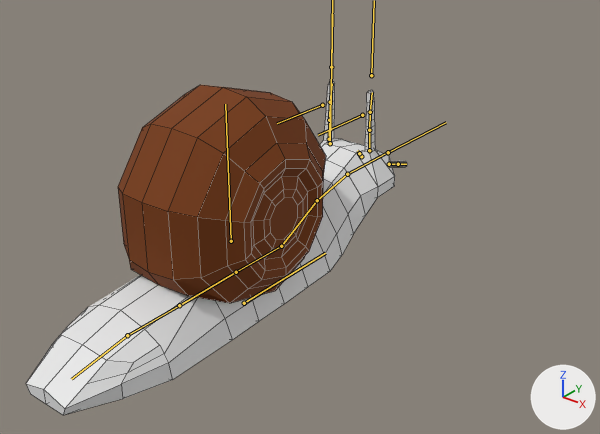
Renders of the FBX model Assets/Models/slimak.fbx from each side of a commit.
Before and after are seen from a camera (50 mm lens) standing at (8.29, -8.23, 7.28) and looking at (0.37, 1.67, 1.14). Arrows for +X, +Y and +Z are at lower right; the lights stay in place. The bones that bend it are drawn over the model as lines. Mesh edges are drawn as thin lines.

In view in the first picture: 'Body', 'Shell'.
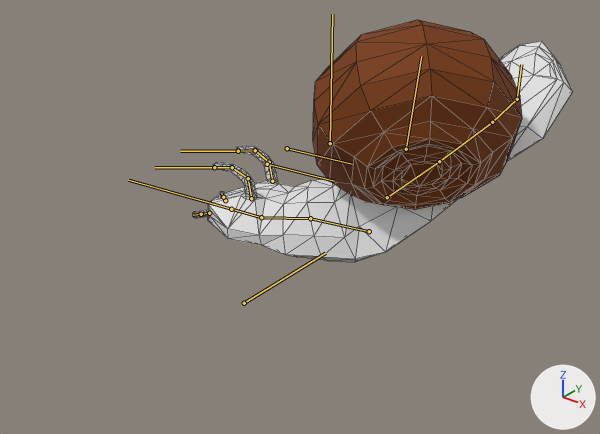
The newer file adds an action. The first version stands in its rest pose; the second is drawn at frame 7 of the action 'Light_Attack_3_alt'.

Boxes (x1, y1, x2, y2) around the edits, measured in the pictures (600 x 434 px):
'Shell', posed (13% shorter)
    before: (118, 85, 326, 303)
    after: (313, 20, 522, 209)
'Body', posed (34% shorter)
    before: (26, 81, 407, 415)
    after: (193, 41, 573, 262)
bone 'Neck.001', root to tip
    before: (281, 246) to (317, 200)
    after: (369, 231) to (310, 218)
bone 'Neck.002', root to tip
    before: (317, 200) to (347, 174)
    after: (310, 218) to (261, 217)
bone 'Head', root to tip
    before: (347, 174) to (385, 153)
    after: (261, 217) to (201, 200)
bone 'Antenna_L.001', root to tip
    before: (329, 139) to (329, 120)
    after: (251, 198) to (248, 178)
bone 'Antenna_L.002', root to tip
    before: (329, 120) to (330, 102)
    after: (248, 178) to (232, 167)
bone 'Antenna_L.003', root to tip
    before: (330, 102) to (332, 83)
    after: (232, 167) to (215, 167)
bone 'Antenna_R.001', root to tip
    before: (369, 150) to (369, 130)
    after: (272, 181) to (269, 162)
bone 'Antenna_R.002', root to tip
    before: (369, 130) to (370, 112)
    after: (269, 162) to (255, 150)
bone 'Antenna_R.003', root to tip
    before: (370, 112) to (372, 92)
    after: (255, 150) to (239, 151)
bone 'Body.001', root to tip
    before: (281, 246) to (236, 272)
    after: (387, 197) to (439, 161)
bone 'Body.002', root to tip
    before: (236, 272) to (179, 305)
    after: (439, 161) to (492, 122)
bone 'Body.003', root to tip
    before: (179, 305) to (127, 335)
    after: (492, 122) to (517, 99)
bone 'Tail', root to tip
    before: (127, 335) to (71, 379)
    after: (517, 99) to (521, 64)
bone 'Shell', root to tip
    before: (231, 241) to (225, 104)
    after: (406, 149) to (421, 56)

What the commit changed:
Bone 'Neck.001' (bone_neck_001) moves from (0.0, 0.0, 0.0) to (0.6, 1.53, -1.05).
Bone 'Neck.001' (bone_neck_001) turns from (0, 0, 0) to (31, 16, 129) degrees about its own x, y and z.
Bone 'Neck.002' (bone_neck_002) turns from (0, 0, 0) to (-7, 2, -12) degrees about its own x, y and z.
Bone 'Head' (bone_head) turns from (0, 0, 0) to (23, 7, -8) degrees about its own x, y and z.
Bone 'Antenna_L.001' (bone_antenna_l_001) turns from (0, 0, 0) to (-17, 5, 2) degrees about its own x, y and z.
Bone 'Antenna_L.002' (bone_antenna_l_002) turns from (0, 0, 0) to (-48, 0, -1) degrees about its own x, y and z.
Bone 'Antenna_L.003' (bone_antenna_l_003) turns from (0, 0, 0) to (-32, 0, -4) degrees about its own x, y and z.
Bone 'Antenna_R.001' (bone_antenna_r_001) turns from (0, 0, 0) to (-19, -3, -1) degrees about its own x, y and z.
Bone 'Antenna_R.002' (bone_antenna_r_002) turns from (0, 0, 0) to (-45, -1, 0) degrees about its own x, y and z.
Bone 'Antenna_R.003' (bone_antenna_r_003) turns from (0, 0, 0) to (-33, 0, 3) degrees about its own x, y and z.
Bone 'Body.001' (bone_body_001) moves from (0.0, 0.0, 0.0) to (-0.92, -1.9, 0.52).
Bone 'Body.001' (bone_body_001) turns from (0, 0, 0) to (29, -6, 144) degrees about its own x, y and z.
Bone 'Body.002' (bone_body_002) turns from (0, 0, 0) to (0, 0, -7) degrees about its own x, y and z.
Bone 'Body.003' (bone_body_003) turns from (0, 0, 0) to (10, -6, -29) degrees about its own x, y and z.
Bone 'Tail' (bone_tail) turns from (0, 0, 0) to (-32, -1, -12) degrees about its own x, y and z.
Bone 'Shell' (bone_shell) moves from (0.0, 0.0, 0.0) to (1.07, 0.8, -3.46).
Bone 'Shell' (bone_shell) turns from (0, 0, 0) to (-31, 140, -41) degrees about its own x, y and z.
